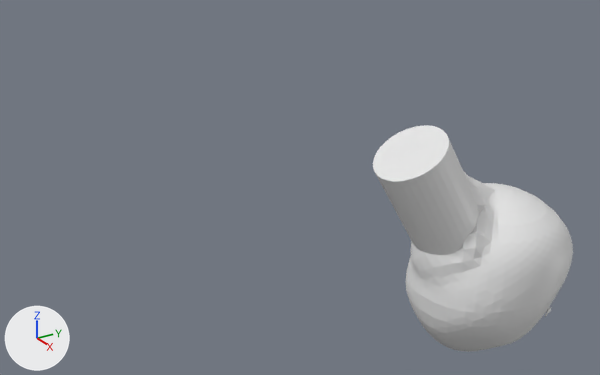
An edit to the Blender file duck.blend, drawn before and after from the same camera.
Camera for both pictures: a 50 mm camera at (7.59, -7.7, 5.68) aimed at (-0.44, -2.86, 1.75). The axes (+X, +Y, +Z) are drawn at lower left. The lights are the same throughout.
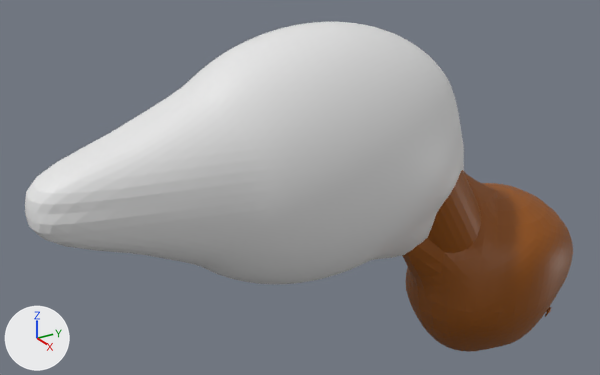
The change, as a diff of the scene's bpy script:
```diff
--- a/duck.blend.py
+++ b/duck.blend.py
@@ mat_material_002 @@
+mat_material_002 = principled_material('Material.002')
+mat_material_002.base_color = (0.288, 0.0784, 0.0)  # brown #924f00
@@ me_cylinder @@
 me_cylinder.from_pydata(...)  # 5862 vertices, 7650 faces; spans x -2.13..2.06, y -1.93..3.03, z -2.74..1.0
 # used by ob_cylinder; location = (0.0, -1.025, 1.222); rotation_euler = (0.528, 0.0, 0.0), in degrees (30, 0, 0); scale = (0.5, 0.5, 1.0)
+# me_cylinder part 1: 174 of 5862 vertices moved; they spanned x -1.31..1.31, y -1.62..1.55, z -1.03..0.15 and now span x -1.31..1.32, y -1.64..1.55, z -1.02..0.23; mean shift (0.0, -0.04, 0.03); largest move (0.27, -0.79, -0.24) -> (0.35, -1.26, 0.17)
+me_cylinder.materials.append(mat_material_002)  # brown #924f00
@@ me_icosphere @@
+me_icosphere.from_pydata(...)  # 2562 vertices, 5120 faces; spans x -1.01..1.01, y -1.64..1.15, z -1.08..1.01
@@ ob_icosphere @@
+ob_icosphere = bpy.data.objects.new('Icosphere', me_icosphere)
+ob_icosphere.location = (-0.017, -2.914, 2.315)
+ob_icosphere.scale = (1.0, 2.0, 1.5)
```

Pixel boxes (x1, y1, x2, y2) of what changed, in the pictures (600 x 375 px; the box of a moved part takes in the faces that stretch with it):
'Icosphere', added: after (25, 22, 464, 284)
'Cylinder', recoloured, reshaped (grey to brown): before (373, 125, 573, 352); after (402, 170, 573, 352)
part 1 of me_cylinder, moved or reshaped: before (375, 170, 499, 309); after (402, 172, 499, 309)
